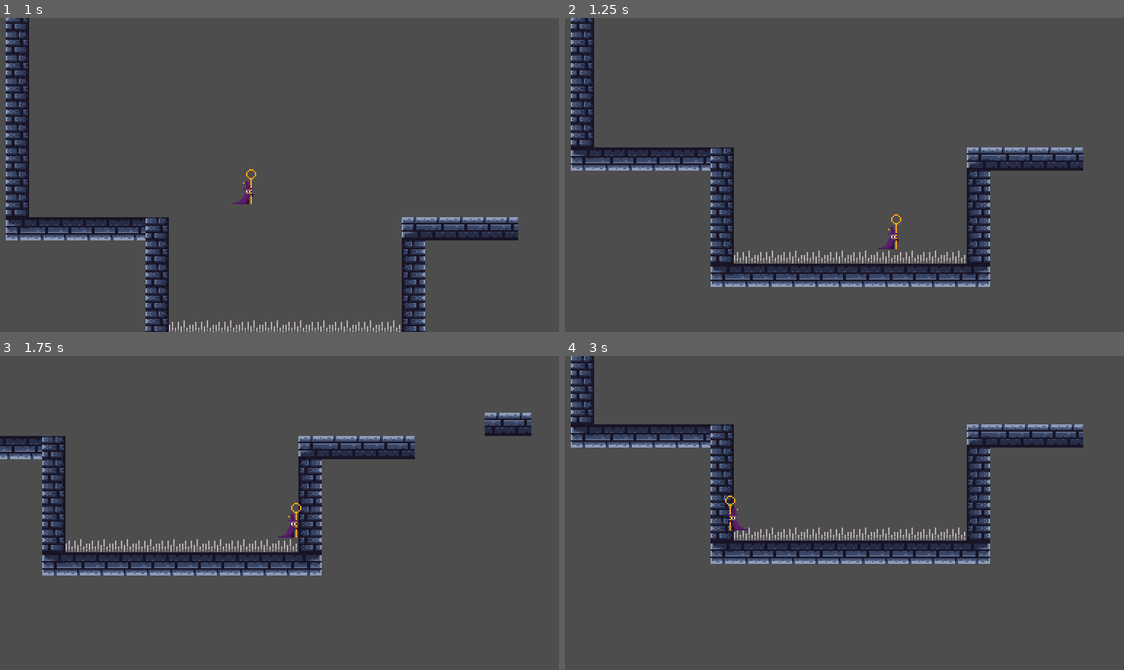
Above: before the commit, frames 1-4 (two rows, left to right).
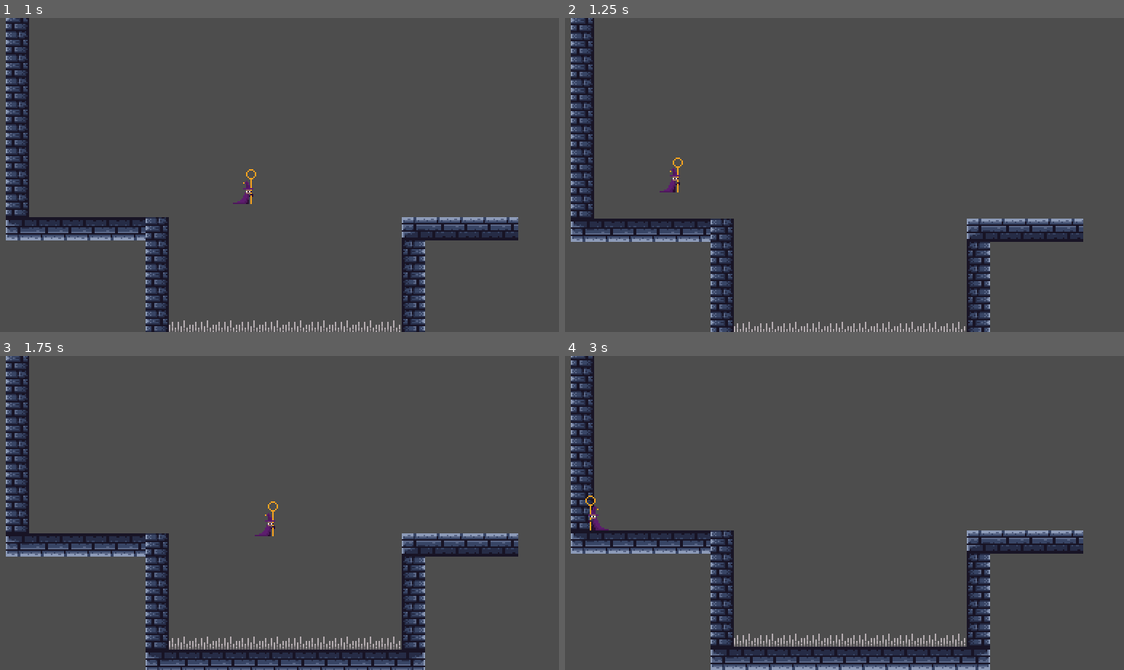
Above: after the commit, the same moments.

Repository: Orama-Interactive/Bubble-Wizard
Game: Godot game, scene res://src/Levels/level_2.tscn
The game is run twice, just before and just after one commit, with the same random seed, the same clock (stepped at 60 frames per second) and the same inputs. This scene is started directly instead of the project's main scene.
Inputs (mouse positions are in pixels of both pictures, inside the frame that each line leads up to):
- Up to frame 1 (1 s): tap Enter at 0.5 s; move the mouse to (251, 237) at 0.52 s; hold D (right) from 0.53 s (still down); hold Space (jump) from 0.53 s (still down); click (251, 237) at 0.67 s
- Up to frame 2 (1.25 s): keep holding D (right); keep holding Space (jump)
- Up to frame 3 (1.75 s): keep holding D (right); move the mouse to (447, 560) at 1.27 s; release Space (jump) at 1.28 s; tap Q (charge_bubble) at 1.35 s; tap Space (jump) at 1.52, 1.55 s
- Up to frame 4 (3 s): tap Space (jump) at 1.82, 2.3 s; move the mouse to (676, 465) at 2.02 s; release D (right) at 2.03 s; hold Ctrl (ctrl) 2.03-2.78 s; hold A (left) from 2.03 s (still down); move the mouse to (872, 513) at 2.77 s; click (872, 513) at 2.85 s

Frame 1 is identical in both runs. In frame 2, 13% of the frame differs, in the area x 1-93%, y 0-100%; in frame 3, 16%; in frame 4, 17%.

Commit message:
Change level and restart on death

Diff:
--- a/assets/tileset/tile_set.tres
+++ b/assets/tileset/tile_set.tres
@@ -112,8 +112,10 @@
 7:10/0 = 0
 8:10/0 = 0
 10:10/0 = 0
+12:10/next_alternative_id = 2
+12:10/animation_frame_0/duration = 1.0
+12:10/animation_frame_1/duration = 1.0
 12:10/0 = 0
-13:10/0 = 0
 1:11/0 = 0
 2:11/0 = 0
 5:11/0 = 0
@@ -121,8 +123,10 @@
 8:11/0 = 0
 9:11/0 = 0
 10:11/0 = 0
+12:11/next_alternative_id = 2
+12:11/animation_frame_0/duration = 1.0
+12:11/animation_frame_1/duration = 1.0
 12:11/0 = 0
-13:11/0 = 0
 1:12/0 = 0
 2:12/0 = 0
 3:12/0 = 0
--- a/project.godot
+++ b/project.godot
@@ -18,6 +18,7 @@
 [autoload]
 
 Keychain="*res://addons/keychain/Keychain.gd"
+GameManager="*res://src/GameManager.gd"
 
 [display]
 
--- /dev/null
+++ b/src/GameManager.gd
@@ -0,0 +1,20 @@
+extends Node
+
+var levels: Array[PackedScene] = [
+	preload("res://src/Levels/level_1.tscn"),
+	preload("res://src/Levels/level_2.tscn")
+]
+
+var current_level_index := 0
+
+
+func change_level() -> void:
+	if current_level_index < levels.size():
+		current_level_index += 1
+		get_tree().change_scene_to_packed(levels[current_level_index])
+	else:
+		get_tree().change_scene_to_file("res://src/Menu/menu.tscn")
+
+
+func restart_level() -> void:
+	get_tree().reload_current_scene()
--- a/src/Levels/level_1.tscn
+++ b/src/Levels/level_1.tscn
@@ -1,7 +1,8 @@
-[gd_scene load_steps=3 format=4 uid="uid://jd4r3in1a56h"]
+[gd_scene load_steps=4 format=4 uid="uid://jd4r3in1a56h"]
 
 [ext_resource type="PackedScene" uid="uid://wjau22rv2yfi" path="res://src/player.tscn" id="1_auxtx"]
 [ext_resource type="TileSet" uid="uid://cs2x6yrkunc0n" path="res://assets/tileset/tile_set.tres" id="3_7sqww"]
+[ext_resource type="PackedScene" uid="uid://d2au20kefpvwq" path="res://src/door.tscn" id="3_f2eg1"]
 
 [node name="Level1" type="Node2D"]
 
@@ -9,5 +10,8 @@
 tile_map_data = PackedByteArray("AAAAAAIAAAABAAIAAAAAAAEAAAABAAIAAAAAAAAAAAABAAIAAAAAAP//AAABAAIAAAAAAP7/AAABAAIAAAAAAP …(1200 unchanged characters)…
 tile_set = ExtResource("3_7sqww")
 
+[node name="Door" parent="." instance=ExtResource("3_f2eg1")]
+position = Vector2(1284, 97)
+
 [node name="Player" parent="." instance=ExtResource("1_auxtx")]
 position = Vector2(54, 80)
--- /dev/null
+++ b/src/door.gd
@@ -0,0 +1,10 @@
+extends Area2D
+
+@onready var animated_sprite_2d: AnimatedSprite2D = $AnimatedSprite2D
+
+
+func _on_body_shape_entered(body_rid: RID, body: Node2D, body_shape_index: int, local_shape_index: int) -> void:
+	if body is Player:
+		animated_sprite_2d.play(&"default")
+		body.can_move = false
+		GameManager.change_level()
--- /dev/null
+++ b/src/door.tscn
@@ -0,0 +1,35 @@
+[gd_scene load_steps=6 format=3 uid="uid://d2au20kefpvwq"]
+
+[ext_resource type="Script" path="res://src/door.gd" id="1_5kgvp"]
+[ext_resource type="Texture2D" uid="uid://cwa2ahn4o6xtq" path="res://assets/tileset/door_0001.png" id="1_wdqiy"]
+[ext_resource type="Texture2D" uid="uid://bxt058jot82aw" path="res://assets/tileset/door_0002.png" id="2_2ijwv"]
+
+[sub_resource type="SpriteFrames" id="SpriteFrames_4j26m"]
+animations = [{
+"frames": [{
+"duration": 1.0,
+"texture": ExtResource("1_wdqiy")
+}, {
+"duration": 1.0,
+"texture": ExtResource("2_2ijwv")
+}],
+"loop": false,
+"name": &"default",
+"speed": 5.0
+}]
+
+[sub_resource type="CapsuleShape2D" id="CapsuleShape2D_k1y67"]
+radius = 8.0
+
+[node name="Door" type="Area2D"]
+script = ExtResource("1_5kgvp")
+
+[node name="AnimatedSprite2D" type="AnimatedSprite2D" parent="."]
+sprite_frames = SubResource("SpriteFrames_4j26m")
+centered = false
+
+[node name="CollisionShape2D" type="CollisionShape2D" parent="."]
+position = Vector2(8, 15)
+shape = SubResource("CapsuleShape2D_k1y67")
+
+[connection signal="body_shape_entered" from="." to="." method="_on_body_shape_entered"]
--- a/src/player.gd
+++ b/src/player.gd
@@ -19,6 +19,7 @@
 @export var bubble_gravity_scale := 0.2
 @export var bubble_duration := 2.0
 @export var bubble_charge_time := 0.6
+var can_move := true
 var can_jump := false
 var jump_pressed := false
 var bubble_form := false:
@@ -87,6 +88,8 @@
 		return
 	_handle_horizontal_movement(bubble_speed, bubble_decelerate)
 	var direction_vert := Input.get_axis(&"up", &"down")
+	if not can_move:
+		direction_vert = 0.0
 	var gravity := get_gravity() * delta * bubble_gravity_scale
 	if direction_vert:
 		gravity *= direction_vert * bubble_vertical_speed
@@ -97,6 +100,8 @@
 
 func _handle_horizontal_movement(speed: float, deceleration: float) -> float:
 	var direction := Input.get_axis(&"left", &"right")
+	if not can_move:
+		direction = 0.0
 	if direction:
 		velocity.x = direction * speed
 	else:
@@ -113,7 +118,7 @@
 
 
 func _handle_jump() -> bool:
-	if Input.is_action_pressed(&"jump") and jump_buffer_timer.is_stopped():
+	if Input.is_action_pressed(&"jump") and jump_buffer_timer.is_stopped() and can_move:
 		jump_pressed = true
 		jump_buffer_timer.start()
 	if Input.is_action_just_released(&"jump"):
@@ -135,7 +140,7 @@
 
 
 func _handle_death() -> void:
-	print("YOU DIED")
+	GameManager.restart_level()
 
 
 func _charge_bubble_form() -> void:
Binary file added: assets/tileset/door_0001.png
Not shown, added: assets/tileset/door_0001.png.import
Binary file added: assets/tileset/door_0002.png
Not shown, added: assets/tileset/door_0002.png.import
